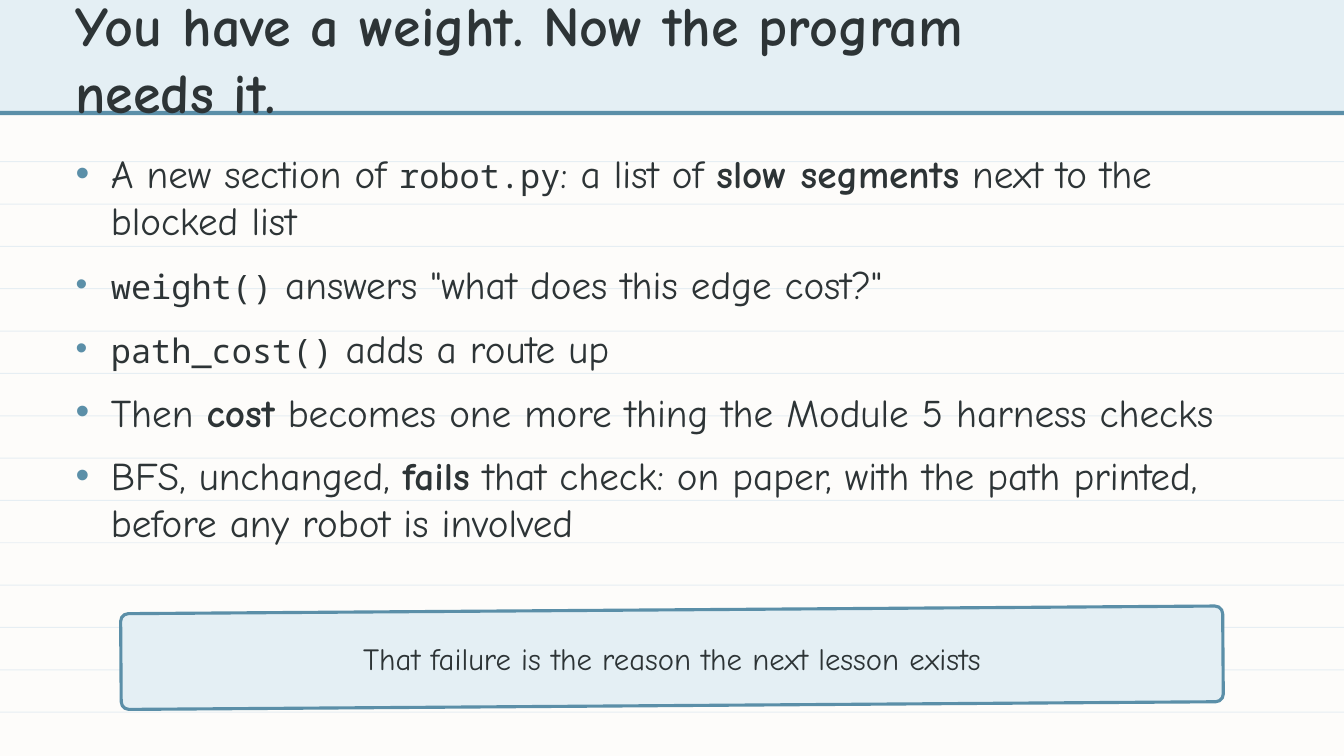
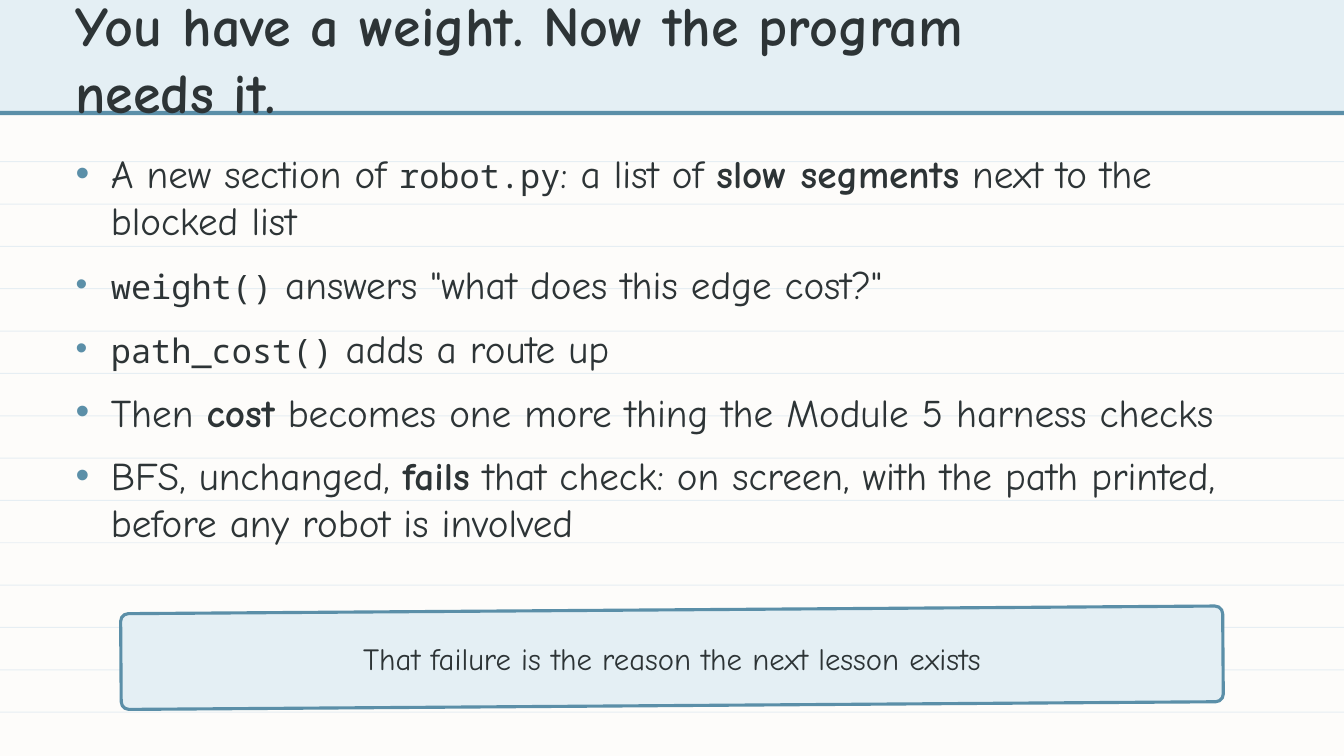
Before and after one commit to bradamiller/LearningPython, a slide deck: slide 2 of static/slides/module-06-dijkstra/module-6-lesson-02-weights-in-the-graph.pptx. Drawn at 1344x756 pixels with LibreOffice and Linux fonts; fonts in the diff are those of the drawing. Boxes give left, top, right and bottom in pixels: in the first picture for what was removed or moved away, otherwise in the second. Text is boxed around its words. In the diff, an @@ line names an element or a change of style, - is before the commit and + after.

```diff
--- a/static/slides/module-06-dijkstra/module-6-lesson-02-weights-in-the-graph.pptx
+++ b/static/slides/module-06-dijkstra/module-6-lesson-02-weights-in-the-graph.pptx
@@ text at box(111, 463, 1215, 545): text changed @@
-• BFS, unchanged, fails that check: on paper, with the path printed, before any robot is involved
+• BFS, unchanged, fails that check: on screen, with the path printed, before any robot is involved
```
Also in this commit, not shown: 1 other slide changed, 17 other files.
